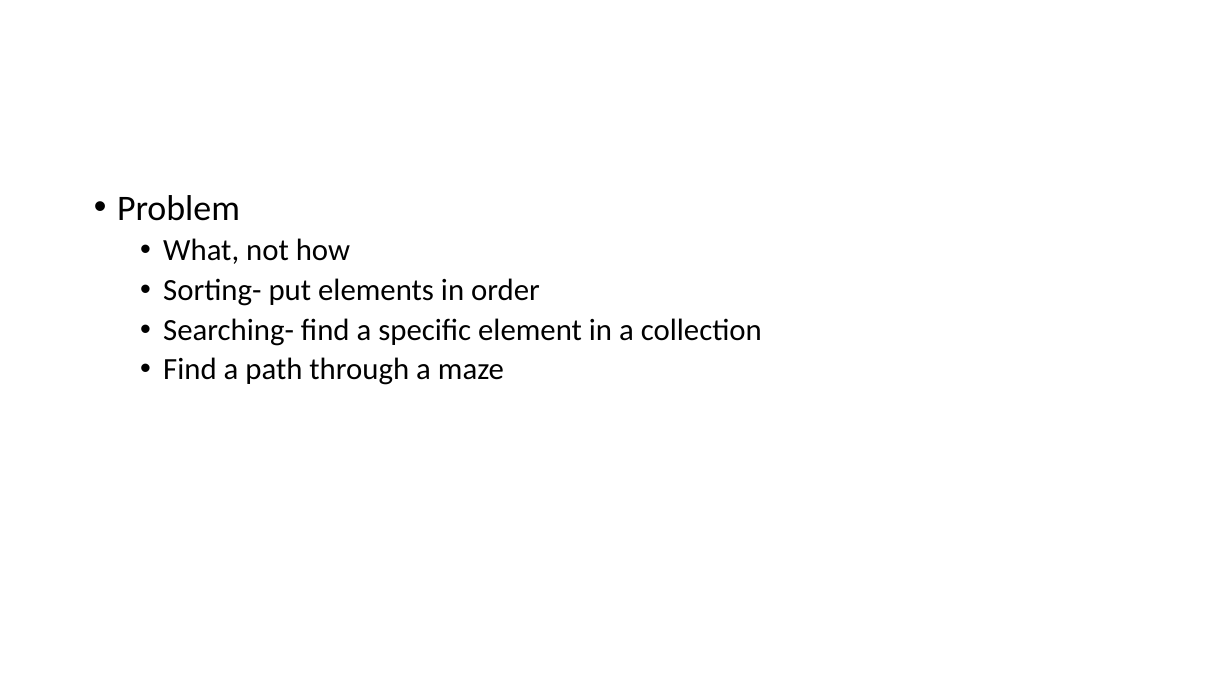
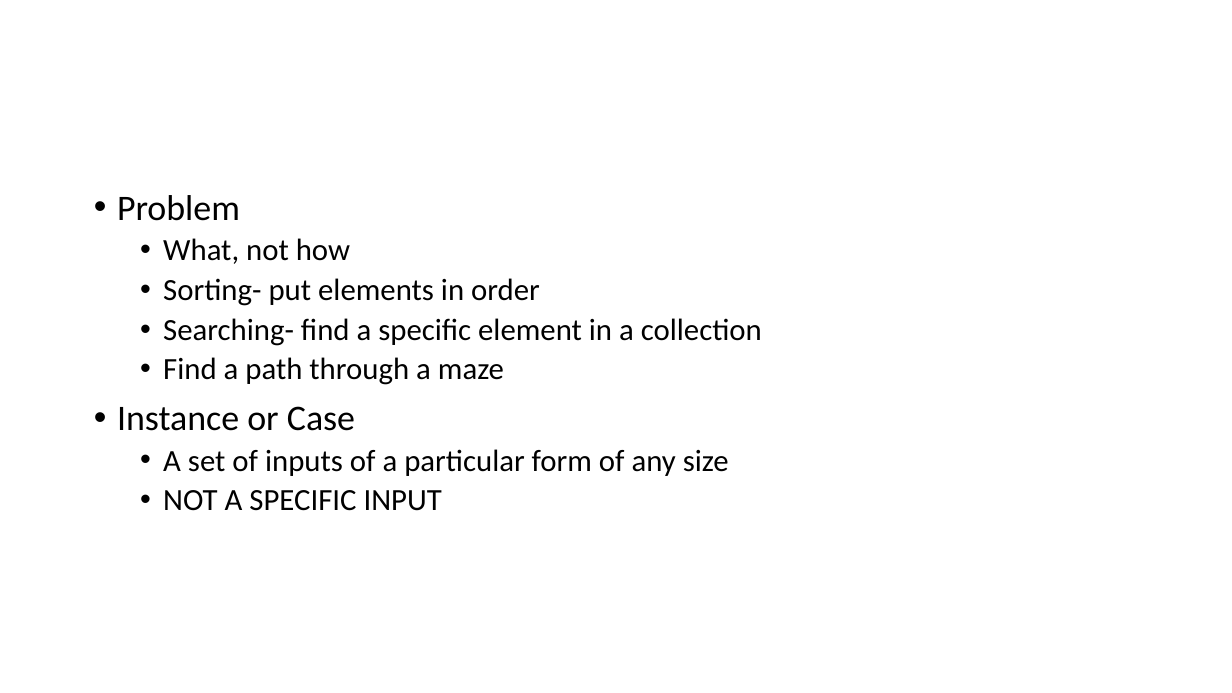
Before and after one commit to skalakm/232, a slide deck: slide 12 of notes.pptx (slide 11 before the commit). Drawn at 1232x693 pixels with LibreOffice and Linux fonts; fonts in the diff are those of the drawing. Boxes give left, top, right and bottom in pixels: in the first picture for what was removed or moved away, otherwise in the second. Text is boxed around its words. In the diff, an @@ line names an element or a change of style, - is before the commit and + after.

```diff
--- a/notes.pptx
+++ b/notes.pptx
@@ text at (117,406,729,511): paragraphs added @@
+• Instance or Case
+  • A set of inputs of a particular form of any size
+  • NOT A SPECIFIC INPUT
```
Also in this commit, not shown: 1 other slide changed, 1 slide added.
